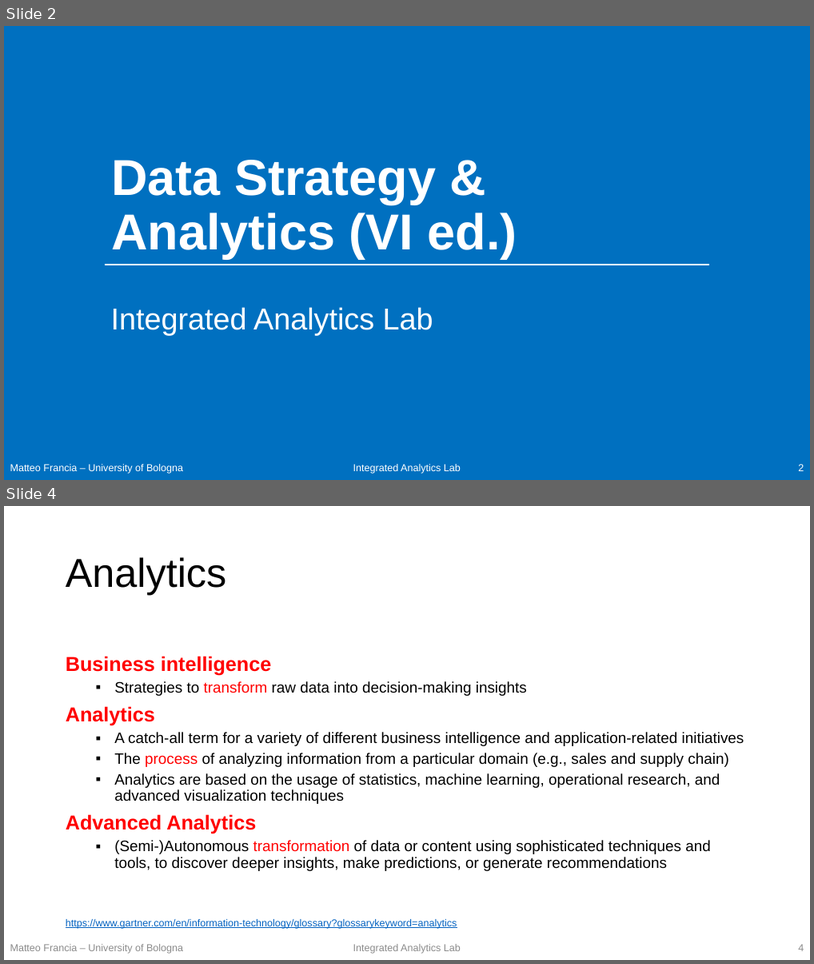
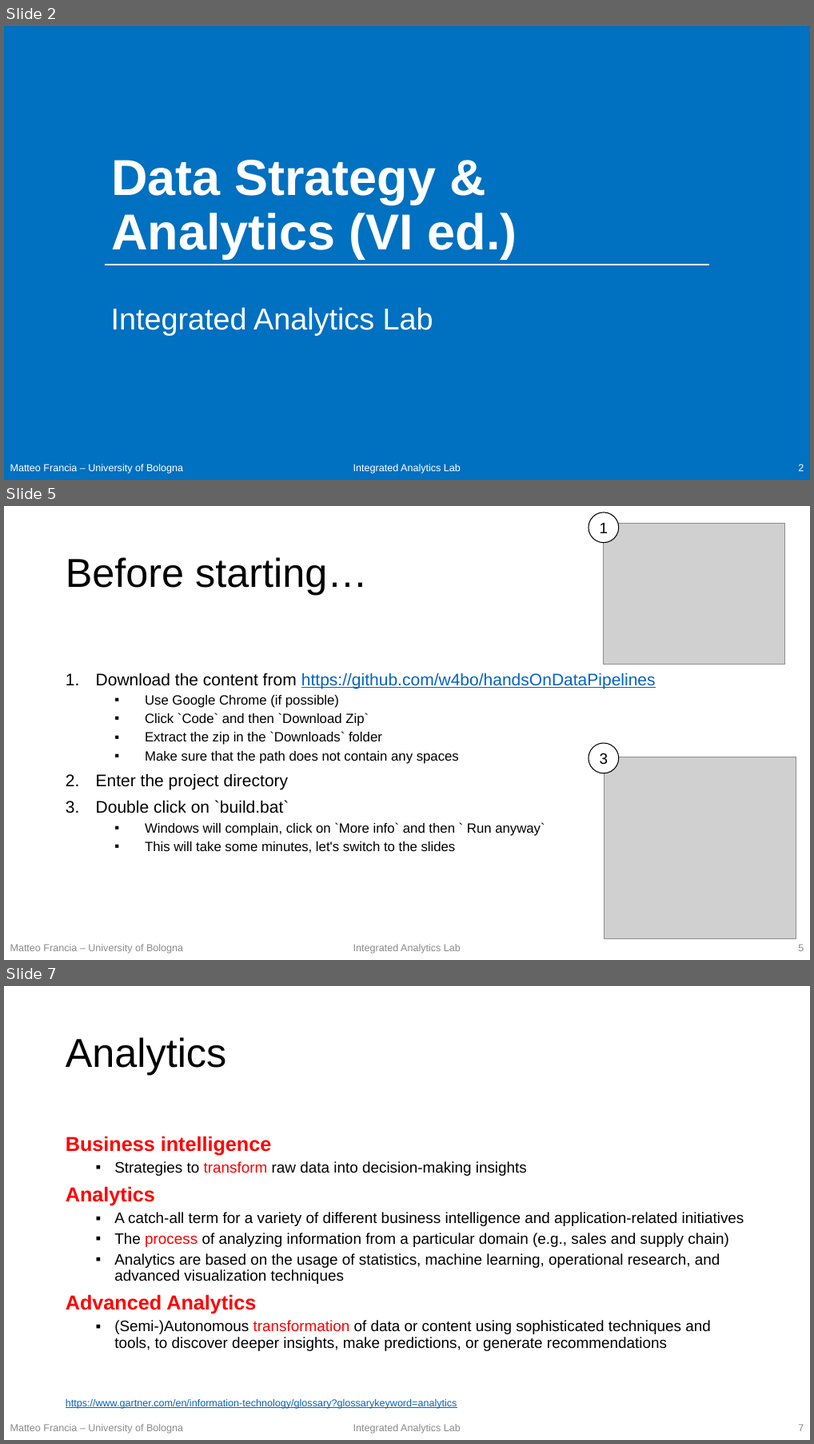
Before and after one commit to w4bo/teaching-handsondatapipelines, a slide deck: 00-slides.pptx. Shown one above the other, each under a label of ours: slides 2 and 4 before the commit, slides 2, 5 and 7 after it; the slides between them are not shown. The pictures are 814x964 and 814x1444 pixels, drawn with LibreOffice and Linux fonts; fonts in the diff are those of the drawing; grey boxes stand for pictures. Boxes give left, top, right and bottom in pixels: in the first picture for what was removed or moved away, otherwise in the second. Text is boxed around its words. In the diff, an @@ line names an element or a change of style, - is before the commit and + after.

```diff
--- a/00-slides.pptx
+++ b/00-slides.pptx
@@ slide 5 added at [4,506,810,960], background #FFFFFF; not listed: 1 template element that a slide beside it also shows @@
@@ ellipse added at [589,512,619,543], fill #FFFFFF, outline #000000 1 pt, 18 pt, text #000000 @@
+1
@@ picture added at [604,524,786,664] @@
@@ title added at [66,557,368,595], 48 pt, text #000000 @@
+Before starting…
@@ text added at [96,672,656,852], 16 pt, text #000000 @@
+1. Download the content from https://github.com/w4bo/handsOnDataPipelines
+  ▪ Use Google Chrome (if possible)
+  ▪ Click `Code` and then `Download Zip`
+  ▪ Extract the zip in the `Downloads` folder
+  ▪ Make sure that the path does not contain any spaces
+2. Enter the project directory
+3. Double click on `build.bat`
+  ▪ Windows will complain, click on `More info` and then ` Run anyway`
+  ▪ This will take some minutes, let's switch to the slides
@@ ellipse added at [589,743,619,773], fill #FFFFFF, outline #000000 1 pt, 18 pt, text #000000 @@
+3
@@ picture added at [604,756,797,938] @@
@@ text added at [10,944,183,953], 12 pt, text #8C8C8C @@
+Matteo Francia – University of Bologna
@@ page number added at [798,944,804,951], 12 pt, text #8C8C8C @@
+5
@@ what was slide 4 is now slide 7 @@
@@ page number at [798,1424,804,1431]: text changed @@
-4
+7
```
Also in this commit, not shown: 2 slides changed, 2 other slides added, 4 other files.
